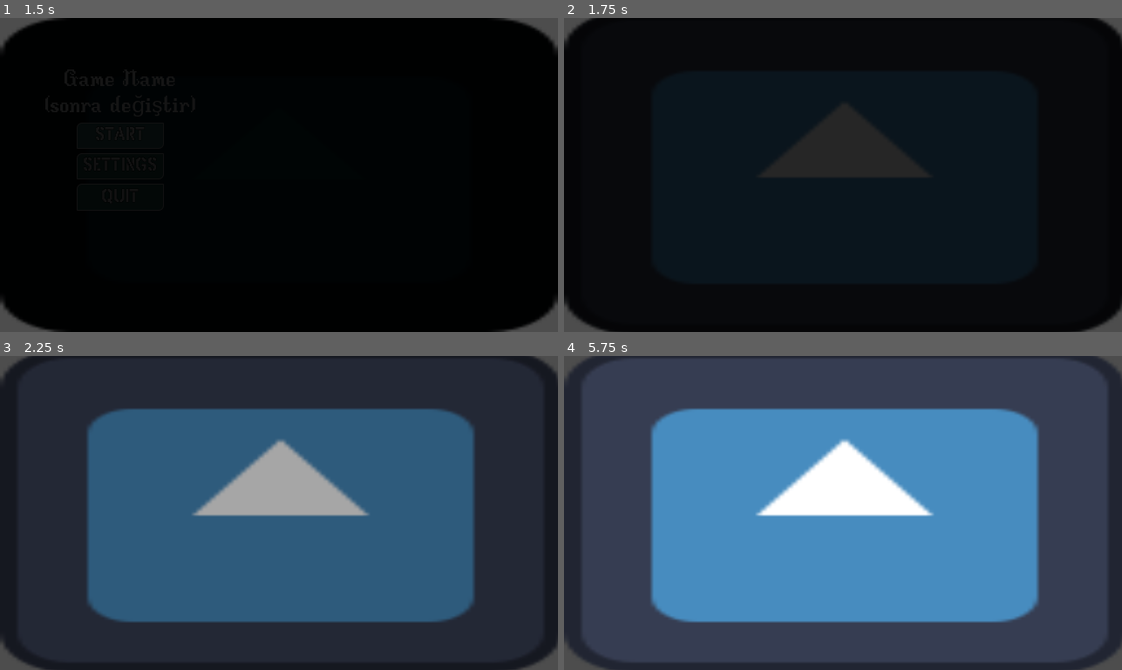
Above: before the commit, frames 1-4 (two rows, left to right).
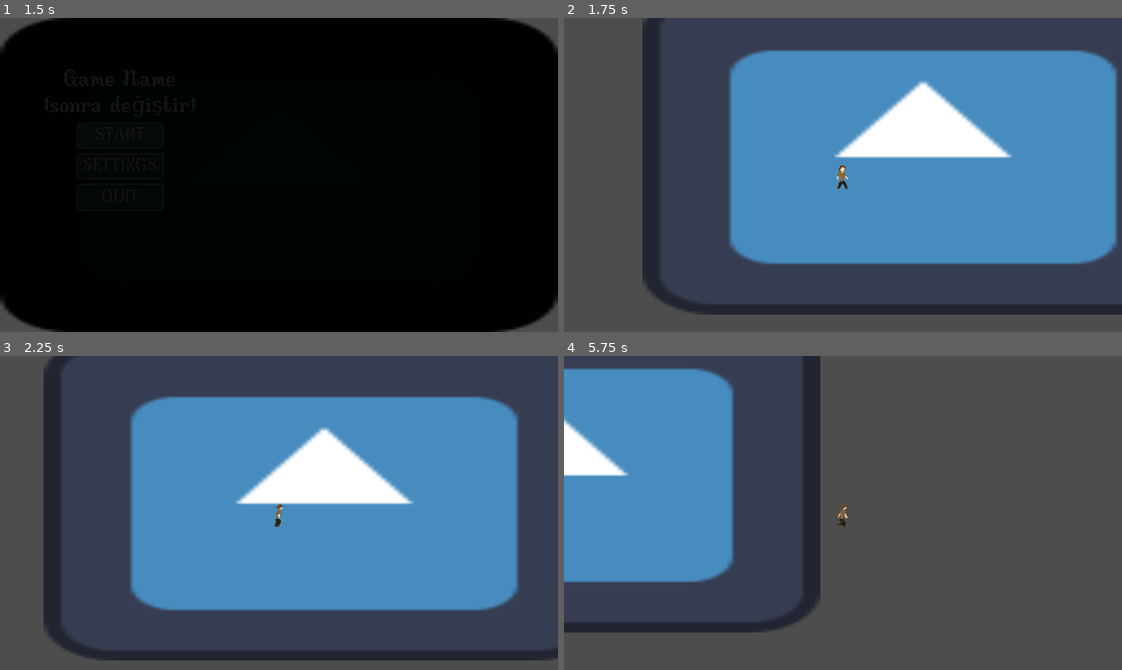
Above: after the commit, the same moments.

Repository: Buraka12/Die-For-Cookie
Game: Godot game, scene res://Scenes/main_menu.tscn
Two runs of this game, one before a commit and one after it. Both use one fixed random seed, a clock stepped at 60 frames per second and the inputs below. The engine's default icon, where the game draws it, is replaced by a stand-in: a white triangle on a blue panel in a dark square.
Inputs:
- Up to frame 1 (1.5 s): click "Start" at 0.5 s; click "Start" at 1.25 s
- Up to frame 2 (1.75 s): no input
- Up to frame 3 (2.25 s): hold D (right, bound only after the commit) from 2.03 s (still down); tap Space (jump, bound only after the commit) at 2.1 s
- Up to frame 4 (5.75 s): tap Space (jump, bound only after the commit) at 2.27, 2.57, 2.85, 3.02, 3.32, 3.6, 4.35, 4.52, 4.82, 5.1, 5.27, 5.57 s; release D (right, bound only after the commit) at 3.53 s; hold A (left, bound only after the commit) 3.53-4.28 s; hold D (right, bound only after the commit) from 4.28 s (still down)

Frame 1 is identical in both runs. In frame 2, 99% of the frame differs, in the area x 0-100%, y 0-100%; in frame 3, 92%; in frame 4, 61%.

Commit message:
Add player character and movement logic
Introduced a new Player scene and script implementing basic movement and jump controls. Updated main_area.tscn to include the Player instance and supporting nodes. Added input actions for movement and jump in project.godot.

Diff:
--- a/Scenes/main_area.tscn
+++ b/Scenes/main_area.tscn
@@ -1,14 +1,30 @@
-[gd_scene load_steps=6 format=3 uid="uid://b0pehd5u70by"]
+[gd_scene load_steps=9 format=3 uid="uid://b0pehd5u70by"]
 
 [ext_resource type="Script" path="res://Scripts/main_area.gd" id="1_52wci"]
 [ext_resource type="Texture2D" uid="uid://cexjt65jub06a" path="res://icon.svg" id="1_mp8gc"]
+[ext_resource type="PackedScene" uid="uid://dp1picjxjosr2" path="res://Scenes/player.tscn" id="3_glplb"]
 
-[sub_resource type="Animation" id="Animation_6sldt"]
+[sub_resource type="Animation" id="Animation_vgauw"]
+resource_name = "fade_out"
+tracks/0/type = "value"
+tracks/0/imported = false
+tracks/0/enabled = true
+tracks/0/path = NodePath("fade:theme_override_styles/panel:bg_color")
+tracks/0/interp = 1
+tracks/0/loop_wrap = true
+tracks/0/keys = {
+"times": PackedFloat32Array(0, 1),
+"transitions": PackedFloat32Array(1, 1),
+"update": 0,
+"values": [Color(0, 0, 0, 1), Color(0, 0, 0, 0)]
+}
+
+[sub_resource type="Animation" id="Animation_xcp3s"]
 length = 0.001
 tracks/0/type = "value"
 tracks/0/imported = false
 tracks/0/enabled = true
-tracks/0/path = NodePath(".:modulate")
+tracks/0/path = NodePath("fade:theme_override_styles/panel:bg_color")
 tracks/0/interp = 1
 tracks/0/loop_wrap = true
 tracks/0/keys = {
@@ -18,29 +34,18 @@
 "values": [Color(0, 0, 0, 1)]
 }
 
-[sub_resource type="Animation" id="Animation_16gyk"]
-resource_name = "fade_out"
-tracks/0/type = "value"
-tracks/0/imported = false
-tracks/0/enabled = true
-tracks/0/path = NodePath(".:modulate")
-tracks/0/interp = 1
-tracks/0/loop_wrap = true
-tracks/0/keys = {
-"times": PackedFloat32Array(0, 1),
-"transitions": PackedFloat32Array(1, 1),
-"update": 0,
-"values": [Color(0, 0, 0, 1), Color(1, 1, 1, 1)]
+[sub_resource type="AnimationLibrary" id="AnimationLibrary_yaqig"]
+_data = {
+"RESET": SubResource("Animation_xcp3s"),
+"fade_out": SubResource("Animation_vgauw")
 }
 
-[sub_resource type="AnimationLibrary" id="AnimationLibrary_yaqig"]
-_data = {
-"RESET": SubResource("Animation_6sldt"),
-"fade_out": SubResource("Animation_16gyk")
-}
+[sub_resource type="StyleBoxFlat" id="StyleBoxFlat_gtuag"]
+bg_color = Color(0, 0, 0, 1)
+
+[sub_resource type="WorldBoundaryShape2D" id="WorldBoundaryShape2D_3kv6u"]
 
 [node name="MainArea" type="Node2D"]
-modulate = Color(0, 0, 0, 1)
 script = ExtResource("1_52wci")
 
 [node name="Sprite2D" type="Sprite2D" parent="."]
@@ -52,3 +57,20 @@
 libraries = {
 "": SubResource("AnimationLibrary_yaqig")
 }
+
+[node name="Player" parent="." instance=ExtResource("3_glplb")]
+position = Vector2(230, 191)
+
+[node name="fade" type="Panel" parent="."]
+visible = false
+offset_left = -1.0
+offset_top = 3.0
+offset_right = 642.0
+offset_bottom = 368.0
+theme_override_styles/panel = SubResource("StyleBoxFlat_gtuag")
+
+[node name="StaticBody2D" type="StaticBody2D" parent="."]
+
+[node name="CollisionShape2D" type="CollisionShape2D" parent="StaticBody2D"]
+position = Vector2(291, 243)
+shape = SubResource("WorldBoundaryShape2D_3kv6u")
--- /dev/null
+++ b/Scenes/player.tscn
@@ -0,0 +1,207 @@
+[gd_scene load_steps=28 format=3 uid="uid://dp1picjxjosr2"]
+
+[ext_resource type="Script" path="res://Scripts/player.gd" id="1_3y4p7"]
+[ext_resource type="Texture2D" uid="uid://cpu8t276rxtw7" path="res://Assets/Player/player-Sheet.png" id="1_dxe1q"]
+
+[sub_resource type="AtlasTexture" id="AtlasTexture_f0eta"]
+atlas = ExtResource("1_dxe1q")
+region = Rect2(0, 0, 64, 64)
+
+[sub_resource type="AtlasTexture" id="AtlasTexture_l3epd"]
+atlas = ExtResource("1_dxe1q")
+region = Rect2(64, 0, 64, 64)
+
+[sub_resource type="AtlasTexture" id="AtlasTexture_t82eh"]
+atlas = ExtResource("1_dxe1q")
+region = Rect2(128, 0, 64, 64)
+
+[sub_resource type="AtlasTexture" id="AtlasTexture_mhnin"]
+atlas = ExtResource("1_dxe1q")
+region = Rect2(192, 0, 64, 64)
+
+[sub_resource type="AtlasTexture" id="AtlasTexture_hsjpj"]
+atlas = ExtResource("1_dxe1q")
+region = Rect2(256, 0, 64, 64)
+
+[sub_resource type="AtlasTexture" id="AtlasTexture_6ilri"]
+atlas = ExtResource("1_dxe1q")
+region = Rect2(0, 64, 64, 64)
+
+[sub_resource type="AtlasTexture" id="AtlasTexture_2b63q"]
+atlas = ExtResource("1_dxe1q")
+region = Rect2(64, 64, 64, 64)
+
+[sub_resource type="AtlasTexture" id="AtlasTexture_oqjiq"]
+atlas = ExtResource("1_dxe1q")
+region = Rect2(128, 64, 64, 64)
+
+[sub_resource type="AtlasTexture" id="AtlasTexture_7qpla"]
+atlas = ExtResource("1_dxe1q")
+region = Rect2(192, 64, 64, 64)
+
+[sub_resource type="AtlasTexture" id="AtlasTexture_4ghq0"]
+atlas = ExtResource("1_dxe1q")
+region = Rect2(256, 64, 64, 64)
+
+[sub_resource type="AtlasTexture" id="AtlasTexture_ubuux"]
+atlas = ExtResource("1_dxe1q")
+region = Rect2(0, 128, 64, 64)
+
+[sub_resource type="AtlasTexture" id="AtlasTexture_2oyie"]
+atlas = ExtResource("1_dxe1q")
+region = Rect2(64, 128, 64, 64)
+
+[sub_resource type="AtlasTexture" id="AtlasTexture_kggov"]
+atlas = ExtResource("1_dxe1q")
+region = Rect2(128, 128, 64, 64)
+
+[sub_resource type="AtlasTexture" id="AtlasTexture_ac4fc"]
+atlas = ExtResource("1_dxe1q")
+region = Rect2(192, 128, 64, 64)
+
+[sub_resource type="AtlasTexture" id="AtlasTexture_ahj21"]
+atlas = ExtResource("1_dxe1q")
+region = Rect2(256, 128, 64, 64)
+
+[sub_resource type="AtlasTexture" id="AtlasTexture_csgig"]
+atlas = ExtResource("1_dxe1q")
+region = Rect2(0, 192, 64, 64)
+
+[sub_resource type="AtlasTexture" id="AtlasTexture_2h4eo"]
+atlas = ExtResource("1_dxe1q")
+region = Rect2(64, 192, 64, 64)
+
+[sub_resource type="AtlasTexture" id="AtlasTexture_oyv2n"]
+atlas = ExtResource("1_dxe1q")
+region = Rect2(128, 192, 64, 64)
+
+[sub_resource type="AtlasTexture" id="AtlasTexture_7u5ho"]
+atlas = ExtResource("1_dxe1q")
+region = Rect2(192, 192, 64, 64)
+
+[sub_resource type="AtlasTexture" id="AtlasTexture_pouxi"]
+atlas = ExtResource("1_dxe1q")
+region = Rect2(256, 192, 64, 64)
+
+[sub_resource type="AtlasTexture" id="AtlasTexture_y0ql2"]
+atlas = ExtResource("1_dxe1q")
+region = Rect2(0, 256, 64, 64)
+
+[sub_resource type="AtlasTexture" id="AtlasTexture_tui1o"]
+atlas = ExtResource("1_dxe1q")
+region = Rect2(64, 256, 64, 64)
+
+[sub_resource type="AtlasTexture" id="AtlasTexture_yktps"]
+atlas = ExtResource("1_dxe1q")
+region = Rect2(128, 256, 64, 64)
+
+[sub_resource type="SpriteFrames" id="SpriteFrames_cwv63"]
+animations = [{
+"frames": [],
+"loop": true,
+"name": &"default",
+"speed": 5.0
+}, {
+"frames": [{
+"duration": 1.0,
+"texture": SubResource("AtlasTexture_f0eta")
+}, {
+"duration": 1.0,
+"texture": SubResource("AtlasTexture_l3epd")
+}, {
+"duration": 1.0,
+"texture": SubResource("AtlasTexture_t82eh")
+}, {
+"duration": 1.0,
+"texture": SubResource("AtlasTexture_mhnin")
+}, {
+"duration": 1.0,
+"texture": SubResource("AtlasTexture_hsjpj")
+}, {
+"duration": 1.0,
+"texture": SubResource("AtlasTexture_6ilri")
+}, {
+"duration": 1.0,
+"texture": SubResource("AtlasTexture_2b63q")
+}],
+"loop": true,
+"name": &"idle",
+"speed": 8.0
+}, {
+"frames": [{
+"duration": 1.0,
+"texture": SubResource("AtlasTexture_oqjiq")
+}, {
+"duration": 1.0,
+"texture": SubResource("AtlasTexture_7qpla")
+}, {
+"duration": 1.0,
+"texture": SubResource("AtlasTexture_4ghq0")
+}, {
+"duration": 1.0,
+"texture": SubResource("AtlasTexture_ubuux")
+}, {
+"duration": 1.0,
+"texture": SubResource("AtlasTexture_2oyie")
+}, {
+"duration": 1.0,
+"texture": SubResource("AtlasTexture_kggov")
+}, {
+"duration": 1.0,
+"texture": SubResource("AtlasTexture_ac4fc")
+}, {
+"duration": 1.0,
+"texture": SubResource("AtlasTexture_ahj21")
+}],
+"loop": true,
+"name": &"move",
+"speed": 10.0
+}, {
+"frames": [{
+"duration": 1.0,
+"texture": SubResource("AtlasTexture_csgig")
+}, {
+"duration": 1.0,
+"texture": SubResource("AtlasTexture_2h4eo")
+}, {
+"duration": 1.0,
+"texture": SubResource("AtlasTexture_oyv2n")
+}, {
+"duration": 1.0,
+"texture": SubResource("AtlasTexture_7u5ho")
+}, {
+"duration": 1.0,
+"texture": SubResource("AtlasTexture_pouxi")
+}, {
+"duration": 1.0,
+"texture": SubResource("AtlasTexture_y0ql2")
+}, {
+"duration": 1.0,
+"texture": SubResource("AtlasTexture_tui1o")
+}, {
+"duration": 1.0,
+"texture": SubResource("AtlasTexture_yktps")
+}],
+"loop": true,
+"name": &"push_pull",
+"speed": 5.0
+}]
+
+[sub_resource type="CapsuleShape2D" id="CapsuleShape2D_h1nu7"]
+radius = 6.0
+height = 26.0
+
+[node name="Player" type="CharacterBody2D"]
+script = ExtResource("1_3y4p7")
+
+[node name="AnimatedSprite2D" type="AnimatedSprite2D" parent="."]
+sprite_frames = SubResource("SpriteFrames_cwv63")
+animation = &"push_pull"
+autoplay = "idle"
+frame_progress = 0.742308
+
+[node name="CollisionShape2D" type="CollisionShape2D" parent="."]
+position = Vector2(0, 4)
+shape = SubResource("CapsuleShape2D_h1nu7")
+
+[node name="Camera2D" type="Camera2D" parent="."]
--- /dev/null
+++ b/Scripts/player.gd
@@ -0,0 +1,34 @@
+extends CharacterBody2D
+
+
+const SPEED = 200
+const JUMP_VELOCITY = -300
+
+
+func _physics_process(delta: float) -> void:
+	# Add the gravity.
+	if not is_on_floor():
+		velocity += get_gravity() * delta
+
+	# Handle jump.
+	if Input.is_action_just_pressed("jump") and is_on_floor():
+		velocity.y = JUMP_VELOCITY
+
+	# Get the input direction and handle the movement/deceleration.
+	# As good practice, you should replace UI actions with custom gameplay actions.
+	var direction := Input.get_axis("left", "right")
+
+	#flip sprite
+	if direction > 0:
+		$AnimatedSprite2D.flip_h = false
+	elif direction < 0:
+		$AnimatedSprite2D.flip_h = true
+
+	if direction:
+		$AnimatedSprite2D.play("move")
+		velocity.x = direction * SPEED
+	else:
+		$AnimatedSprite2D.play("idle")
+		velocity.x = move_toward(velocity.x, 0, 12)
+
+	move_and_slide()
--- a/project.godot
+++ b/project.godot
@@ -24,3 +24,21 @@
 [dotnet]
 
 project/assembly_name="yeni"
+
+[input]
+
+jump={
+"deadzone": 0.5,
+"events": [Object(InputEventKey,"resource_local_to_scene":false,"resource_name":"","device":-1,"window_id":0,"alt_pressed":false,"shift_pressed":false,"ctrl_pressed":false,"meta_pressed":false,"pressed":false,"keycode":0,"physical_keycode":32,"key_label":0,"unicode":32,"location":0,"echo":false,"script":null)
+]
+}
+left={
+"deadzone": 0.5,
+"events": [Object(InputEventKey,"resource_local_to_scene":false,"resource_name":"","device":-1,"window_id":0,"alt_pressed":false,"shift_pressed":false,"ctrl_pressed":false,"meta_pressed":false,"pressed":false,"keycode":0,"physical_keycode":65,"key_label":0,"unicode":97,"location":0,"echo":false,"script":null)
+]
+}
+right={
+"deadzone": 0.5,
+"events": [Object(InputEventKey,"resource_local_to_scene":false,"resource_name":"","device":-1,"window_id":0,"alt_pressed":false,"shift_pressed":false,"ctrl_pressed":false,"meta_pressed":false,"pressed":false,"keycode":0,"physical_keycode":68,"key_label":0,"unicode":100,"location":0,"echo":false,"script":null)
+]
+}
